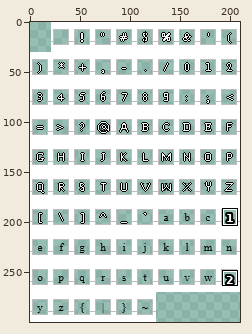
Two versions of one pixel-art file, assets/sprites/UI/Font/Simpletun-template.aseprite. Above: a wide view before the commit, with the close-up outlined.
Close-up. Old version:
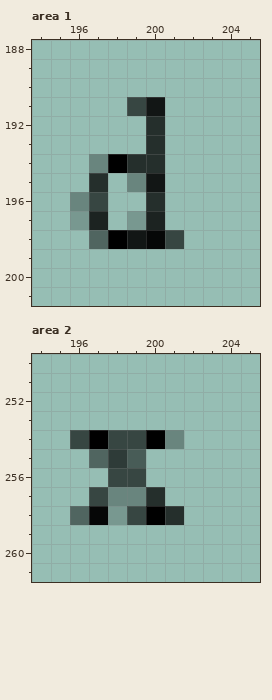
210x300 pixels, 1 frame. Pixels under 10% opacity are left out. Colours within 5 levels of each other are drawn and written as one. Shown: area 1: x 194..205, y 188..201; area 2: x 194..205, y 250..261. The commit also changed other parts of the picture, which this record leaves out.
After the commit:
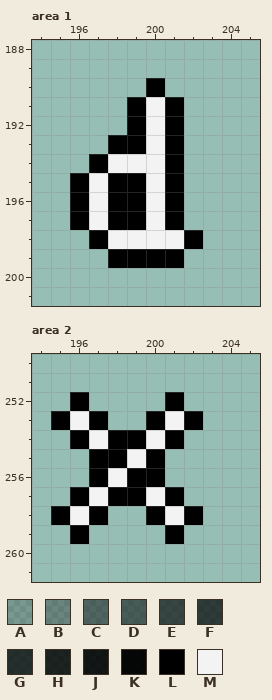
Palette (. is transparent): A #00000033  B #0000004d  C #00000077  D #00000084  E #000000a1  F #000000b0  G #000000c0  H #000000d0  J #000000e1  K #000000f5  L #000000  M #f3f3f3
The exact change:
layer "prefill" now hidden
Area 1, layer "Font":
y 190: x 200 . -> L
y 191: x 199..201 EJ. -> LML
y 192: x 199..201 .G. -> LML
y 193: x 198..201 ..G. -> LLML
y 194: x 197..201 BLGG. -> LMMML
y 195: x 196..201 .G.BJ. -> LMLLML
y 196: x 196..201 BE..G. -> LMLLML
y 197: x 196..201 AH.AH. -> LMLLML
y 198: x 197..202 CLJKE. -> LMMMML
y 199: x 198..201 .... -> LLLL
Area 2:
y 252: x 196 . -> L; x 201 . -> L
y 253: x 195..197 ... -> LML; x 200..202 ... -> LML
y 254: x 196..201 ELEELB -> LMLLML
y 255: x 197..200 CFD. -> LLML
y 256: x 197..200 .EE. -> LMLL
y 257: x 196..201 .EBBG. -> LMLLML
y 258: x 195..199 .CKAE -> LML..; x 201..202 G. -> ML
y 259: x 196 . -> L; x 201 . -> L
Where, in picture pixels (left, top, right, bottom), the same in both close-ups:
changed: (70, 78, 203, 268)
changed: (51, 392, 203, 544)
